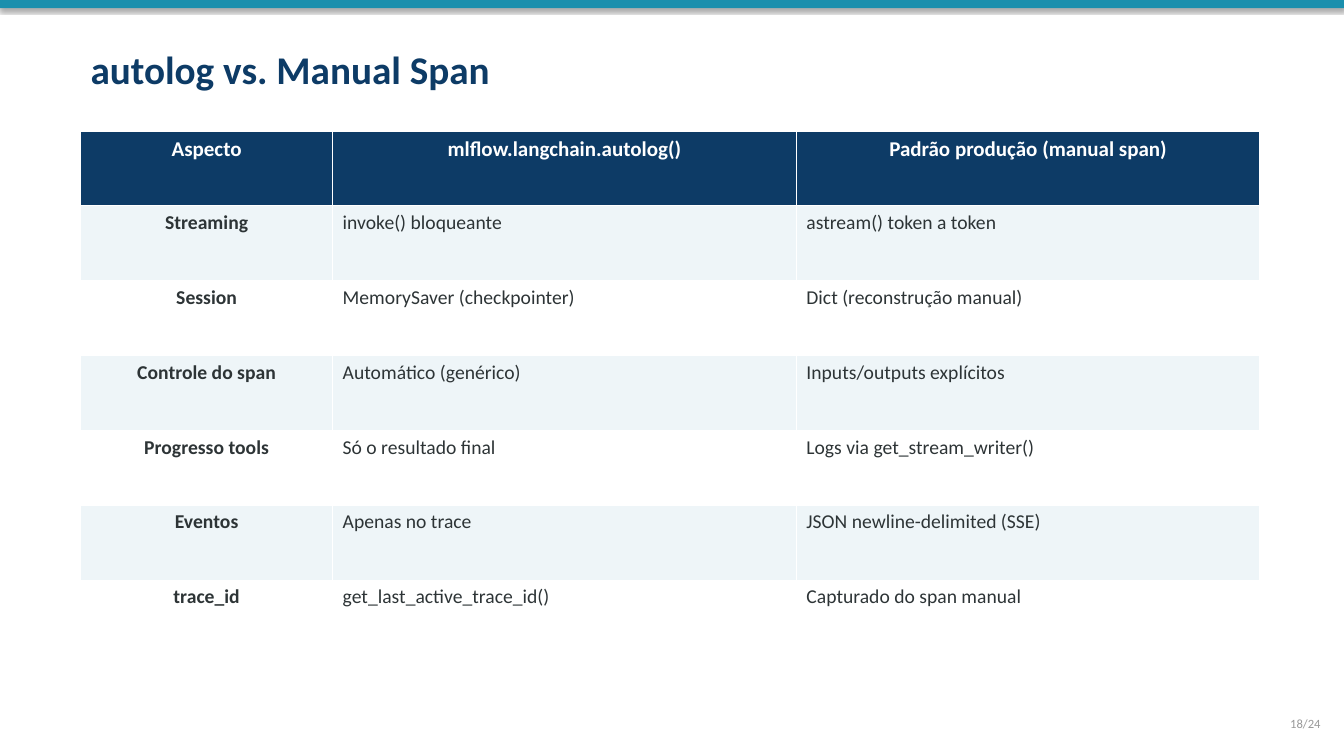
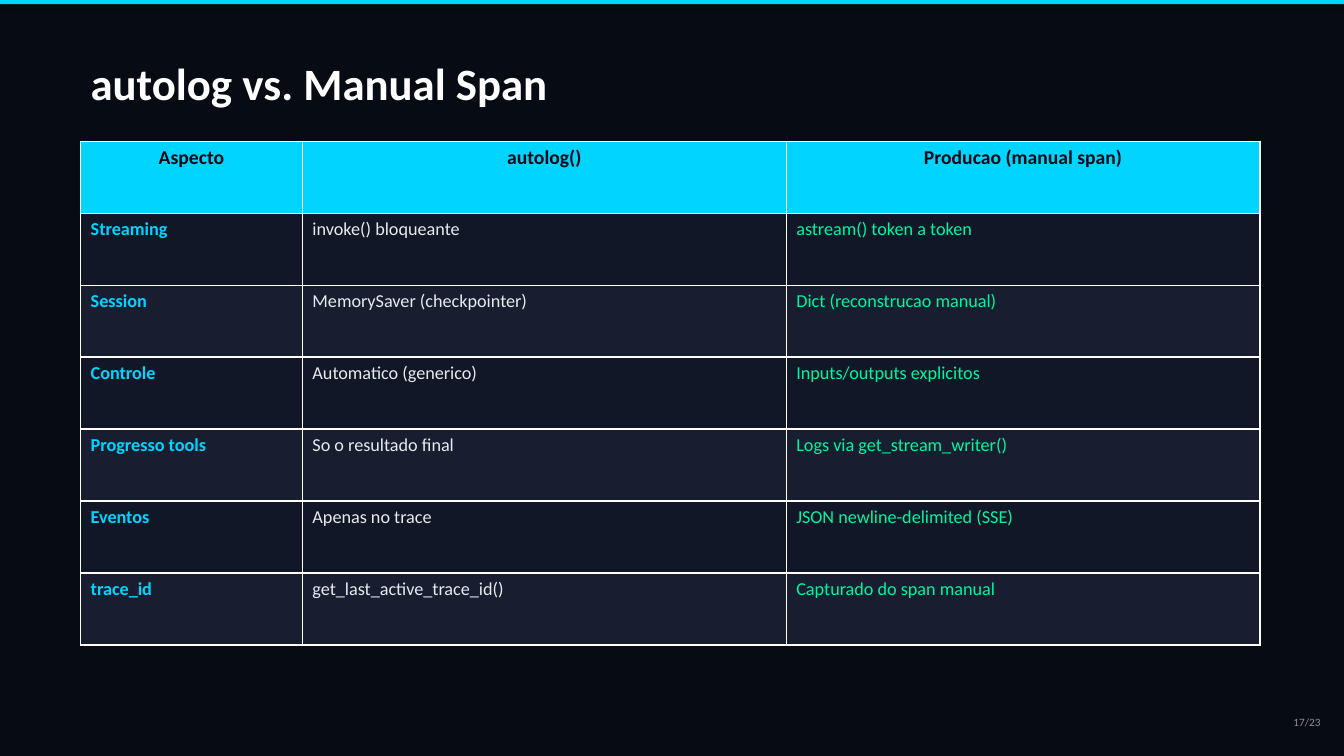
Before and after one commit to marcos2872/ia-observability, a slide deck: slide 17 of docs/workshop-observabilidade-ia.pptx (slide 18 before the commit). Drawn at 1344x756 pixels with LibreOffice and Linux fonts; fonts in the diff are those of the drawing. Boxes give left, top, right and bottom in pixels: in the first picture for what was removed or moved away, otherwise in the second. Text is boxed around its words. In the diff, an @@ line names an element or a change of style, - is before the commit and + after.

Commit message:
feat: redesign PPTX with futuristic dark theme and cover image
- Full-bleed cover image (Gemini_Generated_Image) with dark overlay
- Neon cyber palette: cyan, purple, mint, pink on deep navy bg
- Dark cards with left accent bars (glassmorphism-inspired)
- Section slides with large numbers and decorative lines
- 23 slides total (roteiro slide removed)
- All content slides: dark background, code blocks in monospace,
  tables with alternating dark rows, numbered steps
- Script refactored with helpers: _card, _section_number, _alpha (XML transparency)

```diff
--- a/docs/workshop-observabilidade-ia.pptx
+++ b/docs/workshop-observabilidade-ia.pptx
@@ background #FFFFFF to #070B14 @@
@@ rectangle: place and size @@
-rectangle at bbox=[0, 0, 1344, 8]
+rectangle at bbox=[0, 0, 1344, 4]
@@ rectangle at bbox=[0, 0, 1344, 4]: fill #1A8FAD to #00D4FF @@
@@ text "autolog vs. Manual Span": place and size @@
-text "autolog vs. Manual Span" at bbox=[91, 56, 490, 91]
+text "autolog vs. Manual Span" at bbox=[91, 68, 547, 108]
@@ text "autolog vs. Manual Span" at bbox=[91, 68, 547, 108]: size 28 to 32 pt, text colour #0D3B66 to #FFFFFF @@
@@ table at bbox=[81, 141, 1260, 645] @@
-row 1, column 2: mlflow.langchain.autolog()
+row 1, column 2: autolog()
-row 1, column 3: Padrão produção (manual span)
+row 1, column 3: Producao (manual span)
-row 3, column 3: Dict (reconstrução manual)
+row 3, column 3: Dict (reconstrucao manual)
-row 4: Controle do span | Automático (genérico) | Inputs/outputs explícitos
+row 4: Controle | Automatico (generico) | Inputs/outputs explicitos
-row 5, column 2: Só o resultado final
+row 5, column 2: So o resultado final
@@ fill #0D3B66 to #00D4FF in row 1 @@
@@ fill #EEF5F8 to #121728 in 9 cells @@
@@ fill #FFFFFF to #181E30 in 9 cells @@
@@ size 15 to 14 pt, text colour #FFFFFF to #070B14 in "Aspecto" @@
@@ size 14 to 13 pt in "Streaming", "invoke() bloqueante", "astream() token a token", "Session" and 9 more places @@
@@ text colour #2D3436 to #00D4FF in "Streaming", "Session", "Progresso tools", "Eventos" and 1 more places @@
@@ text colour #2D3436 to #E8EAED in "invoke() bloqueante", "MemorySaver (checkpointer)", "Apenas no trace", "get_last_active_trace_id()" @@
@@ text colour #2D3436 to #00F5A0 in "astream() token a token", "Logs via get_stream_writer()", "JSON newline-delimited (SSE)", "Capturado do span manual" @@
@@ alignment centre to left @@
@@ less space between paragraphs @@
@@ table: place and size @@
-table at bbox=[81, 131, 1260, 655]
+table at bbox=[81, 141, 1260, 645]
@@ text at bbox=[1293, 718, 1320, 726]: text changed; size 9 to 8 pt; text colour #999999 to #8B8F9E @@
-18/24
+17/23
```
Also in this commit, not shown: 20 other slides changed, 2 slides added, 3 slides removed, 1 other file.
